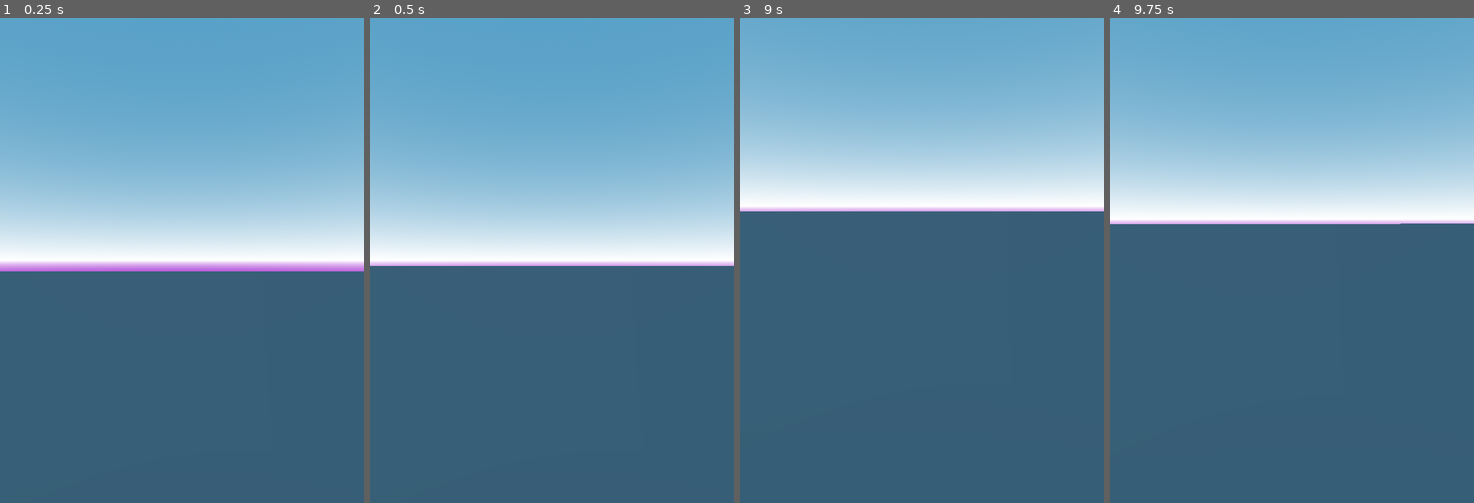
Above: before the commit, frames 1-4 (left to right).
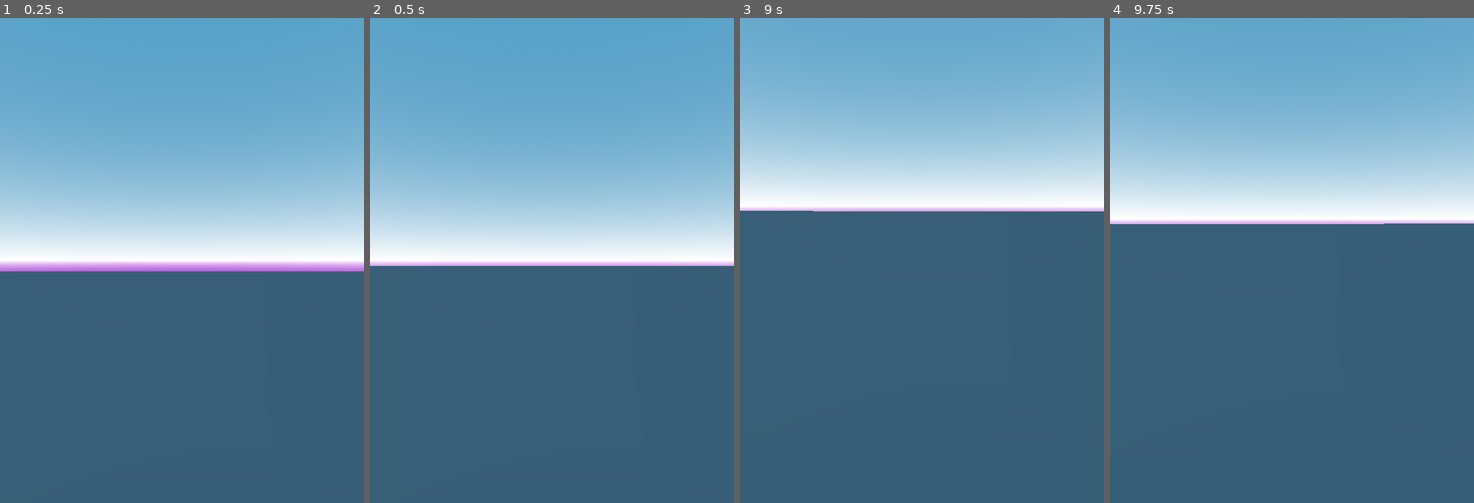
Above: after the commit, the same moments.

Repository: init-Sense/octant
Game: Godot game, scene res://scenes/octagon.tscn
Same seed, same stepped clock (60 frames per second), same inputs: the game is played once before the commit and once after it.
Inputs (mouse positions are in pixels of both pictures, inside the frame that each line leads up to):
- Up to frame 1 (0.25 s): no input
- Up to frame 2 (0.5 s): no input
- Up to frame 3 (9 s): tap Enter at 0.5, 2, 3.5 s; move the mouse to (940, 260) at 0.52 s; click (940, 260) at 0.67 s; tap Space at 1.25, 2.75, 4.25 s; move the mouse to (903, 260) at 1.27 s; click (903, 260) at 1.42 s; move the mouse to (929, 250) at 2.02 s; click (929, 250) at 2.17 s; move the mouse to (918, 270) at 2.77 s; click (918, 270) at 2.92 s; move the mouse to (951, 265) at 3.52 s; click (951, 265) at 3.67 s; move the mouse to (892, 255) at 4.27 s; click (892, 255) at 4.42 s; move the mouse to (925, 260) at 5.02 s; click (925, 260) at 5.17 s; move the mouse to (907, 250) at 5.77 s; click (907, 250) at 5.92 s; move the mouse to (940, 260) at 6.52 s; click (940, 260) at 6.67 s; move the mouse to (903, 260) at 7.27 s; click (903, 260) at 7.42 s; move the mouse to (929, 250) at 8.02 s; click (929, 250) at 8.17 s; move the mouse to (918, 270) at 8.77 s; click (918, 270) at 8.92 s
- Up to frame 4 (9.75 s): move the mouse to (1321, 265) at 9.52 s; click (1321, 265) at 9.67 s

Frames 1-2 are identical in both runs. In frame 3, less than 0.1% of the frame differs, in the area x 0-20%, y 39-40%; in frame 4, less than 0.1%.
Error after the commit: Invalid access to property or key 'global_transform' on a base object of type 'null instance'. (res://scripts/player/player_movement.gd:31)

Commit message:
feature: Made player movement smoother
Signed-off-by: Samuele Castiglia <samuele.castiglia@gntechonomy.co>

Diff:
--- a/scripts/player/player_movement.gd
+++ b/scripts/player/player_movement.gd
@@ -1,7 +1,7 @@
 extends Node3D
 class_name PlayerMovement3D
 
-@export var speed : float = 5.0
+@export var speed : float = 3.0
 @export var jump_strength : float = 4.5
 @export var gravity : float = 9.8
 
@@ -9,7 +9,7 @@
 var is_moving : bool = false
 
 @onready var player_body: CharacterBody3D = get_parent().get_node("PlayerBody3D")
-@onready var camera: PlayerCamera3D = get_parent().get_node("PlayerCamera3D")
+@onready var camera: PlayerCamera3D = get_parent().get_node("Head/PlayerCamera3D")
 
 func _ready():
 	print("PlayerMovement3D ready. player_body: ", player_body, ", camera: ", camera)
@@ -28,13 +28,19 @@
 func handle_movement(delta):
 	var input_dir = Vector3.ZERO
 	if is_moving:
-		var camera_basis = camera.global_transform.basis
-		input_dir = -camera_basis.z.normalized()
-		input_dir = input_dir.rotated(Vector3.UP, player_body.rotation.y)
-		input_dir.y = 0
+		var camera_transform = camera.global_transform
 
-	velocity.x = move_toward(velocity.x, input_dir.x * speed, speed * delta)
-	velocity.z = move_toward(velocity.z, input_dir.z * speed, speed * delta)
+		var forward = -camera_transform.basis.z
+		var right = camera_transform.basis.x
+
+		forward = Vector3(forward.x, 0, forward.z).normalized()
+		right = Vector3(right.x, 0, right.z).normalized()
+
+		input_dir = forward
+
+	var target_velocity = input_dir * speed
+	velocity.x = move_toward(velocity.x, target_velocity.x, speed * delta)
+	velocity.z = move_toward(velocity.z, target_velocity.z, speed * delta)
 
 func apply_gravity(delta):
 	if not player_body.is_on_floor():
